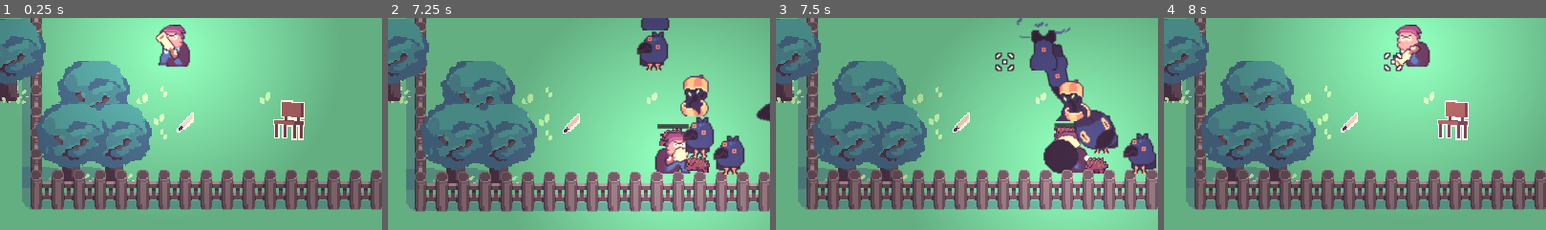
Above: before the commit, frames 1-4 (left to right).
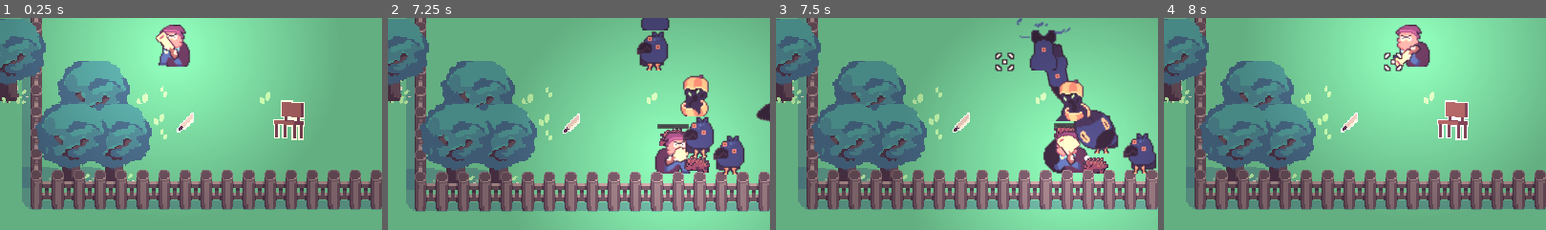
Above: after the commit, the same moments.

Repository: OceanBoy612/BrackeysJam2021
Game: Godot game, scene res://Code/World.tscn
Same seed, same stepped clock (60 frames per second), same inputs: the game is played once before the commit and once after it.
Inputs (mouse positions are % of the whole screen's width and height, from its top left):
- Up to frame 1 (0.25 s): no input
- Up to frame 2 (7.25 s): move the mouse to (72, 45) at 0.52 s; press the mouse at (72, 45) at 0.53 s; hold Right (ui_right) 0.53-1.28 s; move the mouse to (30, 55) at 1.27 s; release the mouse at (30, 55) at 1.28 s; hold Down (ui_down) 1.28-2.03 s; click (30, 55) at 1.35 s; move the mouse to (60, 28) at 2.02 s; press the mouse at (60, 28) at 2.03 s; hold Right (ui_right) 2.03-2.78 s; move the mouse to (45, 70) at 2.77 s; release the mouse at (45, 70) at 2.78 s; hold Up (ui_up) 2.78-3.53 s; click (45, 70) at 2.85 s; move the mouse to (80, 65) at 3.52 s; press the mouse at (80, 65) at 3.53 s; hold Left (ui_left) 3.53-5.03 s; move the mouse to (20, 35) at 4.27 s; release the mouse at (20, 35) at 4.28 s; click (20, 35) at 4.35 s; move the mouse to (55, 50) at 5.02 s; press the mouse at (55, 50) at 5.03 s; hold Down (ui_down) 5.03-5.78 s; move the mouse to (35, 25) at 5.77 s; release the mouse at (35, 25) at 5.78 s; hold Right (ui_right) 5.78-6.53 s; click (35, 25) at 5.85 s; move the mouse to (72, 45) at 6.52 s; press the mouse at (72, 45) at 6.53 s; hold Up (ui_up) from 6.53 s (still down)
- Up to frame 3 (7.5 s): move the mouse to (30, 55) at 7.27 s; release Up (ui_up) at 7.28 s; release the mouse at (30, 55) at 7.28 s; hold Right (ui_right) from 7.28 s (still down); click (30, 55) at 7.35 s
- Up to frame 4 (8 s): keep holding Right (ui_right)
The pictures show only the part of the screen within x 0-50%, y 45-95%; the shares and areas given below are measured in that part.

Frames 1-2 are identical in both runs. In frame 3, 0.8% of the frame differs, in the area x 70-86%, y 11-74%; in frame 4, nothing differs.

Commit message:
Implemented all of the bullets

Diff:
--- a/src/Code/Bullets/BroomBullet.tscn
+++ b/src/Code/Bullets/BroomBullet.tscn
@@ -1,8 +1,11 @@
-[gd_scene load_steps=4 format=2]
+[gd_scene load_steps=5 format=2]
 
 [ext_resource path="res://Art/Pngs/Bullets/Broom.png" type="Texture" id=1]
 [ext_resource path="res://Code/Bullets/GenericBullet.tscn" type="PackedScene" id=2]
 [ext_resource path="res://Audio/BROOM1_BB_sfx.wav" type="AudioStream" id=3]
+
+[sub_resource type="RectangleShape2D" id=1]
+extents = Vector2( 14.2585, 2.64546 )
 
 [node name="BroomBullet" instance=ExtResource( 2 )]
 speed = 400.0
@@ -10,5 +13,8 @@
 rotate = false
 break_sound = ExtResource( 3 )
 
+[node name="Shape" parent="." index="0"]
+shape = SubResource( 1 )
+
 [node name="Sprite" parent="." index="1"]
 texture = ExtResource( 1 )
--- a/src/Code/Bullets/ChairBullet.tscn
+++ b/src/Code/Bullets/ChairBullet.tscn
@@ -1,8 +1,11 @@
-[gd_scene load_steps=4 format=2]
+[gd_scene load_steps=5 format=2]
 
 [ext_resource path="res://Code/Bullets/GenericBullet.tscn" type="PackedScene" id=1]
 [ext_resource path="res://Art/Pngs/Bullets/Chair.png" type="Texture" id=2]
 [ext_resource path="res://Audio/CHAIR1_BB_sfx.wav" type="AudioStream" id=3]
+
+[sub_resource type="CircleShape2D" id=1]
+radius = 14.0238
 
 [node name="ChairBullet" instance=ExtResource( 1 )]
 damage = 10
@@ -10,5 +13,8 @@
 shot_cone = 30.0
 break_sound = ExtResource( 3 )
 
+[node name="Shape" parent="." index="0"]
+shape = SubResource( 1 )
+
 [node name="Sprite" parent="." index="1"]
 texture = ExtResource( 2 )
--- /dev/null
+++ b/src/Code/Bullets/FlowerBullet.tscn
@@ -0,0 +1,15 @@
+[gd_scene load_steps=4 format=2]
+
+[ext_resource path="res://Art/Pngs/Bullets/Flower.png" type="Texture" id=1]
+[ext_resource path="res://Code/Bullets/GenericBullet.tscn" type="PackedScene" id=2]
+
+[sub_resource type="CircleShape2D" id=1]
+radius = 7.41776
+
+[node name="FlowerBullet" instance=ExtResource( 2 )]
+
+[node name="Shape" parent="." index="0"]
+shape = SubResource( 1 )
+
+[node name="Sprite" parent="." index="1"]
+texture = ExtResource( 1 )
--- a/src/Code/Bullets/GenericBullet.tscn
+++ b/src/Code/Bullets/GenericBullet.tscn
@@ -1,8 +1,6 @@
-[gd_scene load_steps=3 format=2]
+[gd_scene load_steps=2 format=2]
 
 [ext_resource path="res://Code/Bullets/GenericBullet.gd" type="Script" id=1]
-
-[sub_resource type="RectangleShape2D" id=1]
 
 [node name="GenericBullet" type="KinematicBody2D"]
 collision_layer = 16
@@ -10,7 +8,6 @@
 script = ExtResource( 1 )
 
 [node name="Shape" type="CollisionShape2D" parent="."]
-shape = SubResource( 1 )
 
 [node name="Sprite" type="Sprite" parent="."]
 
--- a/src/Code/Bullets/KnifeBullet.tscn
+++ b/src/Code/Bullets/KnifeBullet.tscn
@@ -1,8 +1,10 @@
-[gd_scene load_steps=4 format=2]
+[gd_scene load_steps=5 format=2]
 
 [ext_resource path="res://Code/Bullets/GenericBullet.tscn" type="PackedScene" id=1]
 [ext_resource path="res://Art/Pngs/Bullets/Knife.png" type="Texture" id=2]
 [ext_resource path="res://Audio/KNIFE1_BB_sfx.wav" type="AudioStream" id=3]
+
+[sub_resource type="CircleShape2D" id=1]
 
 [node name="KnifeBullet" instance=ExtResource( 1 )]
 speed = 600.0
@@ -11,5 +13,8 @@
 shot_cone = 15.0
 break_sound = ExtResource( 3 )
 
+[node name="Shape" parent="." index="0"]
+shape = SubResource( 1 )
+
 [node name="Sprite" parent="." index="1"]
 texture = ExtResource( 2 )
--- a/src/Code/Bullets/LampBullet.tscn
+++ b/src/Code/Bullets/LampBullet.tscn
@@ -1,8 +1,10 @@
-[gd_scene load_steps=4 format=2]
+[gd_scene load_steps=5 format=2]
 
 [ext_resource path="res://Art/Pngs/Bullets/Lamp.png" type="Texture" id=1]
 [ext_resource path="res://Code/Bullets/GenericBullet.tscn" type="PackedScene" id=2]
 [ext_resource path="res://Audio/LAMP1_BB_sfx.wav" type="AudioStream" id=3]
+
+[sub_resource type="CircleShape2D" id=1]
 
 [node name="LampBullet" instance=ExtResource( 2 )]
 damage = 4
@@ -10,5 +12,8 @@
 shot_cone = 20.0
 break_sound = ExtResource( 3 )
 
+[node name="Shape" parent="." index="0"]
+shape = SubResource( 1 )
+
 [node name="Sprite" parent="." index="1"]
 texture = ExtResource( 1 )
--- /dev/null
+++ b/src/Code/Bullets/PumpkinBullet.tscn
@@ -0,0 +1,15 @@
+[gd_scene load_steps=4 format=2]
+
+[ext_resource path="res://Art/Pngs/Bullets/Pumpkin.png" type="Texture" id=1]
+[ext_resource path="res://Code/Bullets/GenericBullet.tscn" type="PackedScene" id=2]
+
+[sub_resource type="CircleShape2D" id=1]
+radius = 8.35945
+
+[node name="PumpkinBullet" instance=ExtResource( 2 )]
+
+[node name="Shape" parent="." index="0"]
+shape = SubResource( 1 )
+
+[node name="Sprite" parent="." index="1"]
+texture = ExtResource( 1 )
--- /dev/null
+++ b/src/Code/Bullets/QuillBullet.tscn
@@ -0,0 +1,15 @@
+[gd_scene load_steps=4 format=2]
+
+[ext_resource path="res://Art/Pngs/Bullets/Quill.png" type="Texture" id=1]
+[ext_resource path="res://Code/Bullets/GenericBullet.tscn" type="PackedScene" id=2]
+
+[sub_resource type="RectangleShape2D" id=1]
+extents = Vector2( 6.94348, 2.40948 )
+
+[node name="QuillBullet" instance=ExtResource( 2 )]
+
+[node name="Shape" parent="." index="0"]
+shape = SubResource( 1 )
+
+[node name="Sprite" parent="." index="1"]
+texture = ExtResource( 1 )
--- /dev/null
+++ b/src/Code/Bullets/TeddyBullet.tscn
@@ -0,0 +1,15 @@
+[gd_scene load_steps=4 format=2]
+
+[ext_resource path="res://Art/Pngs/Bullets/Teddy.png" type="Texture" id=1]
+[ext_resource path="res://Code/Bullets/GenericBullet.tscn" type="PackedScene" id=2]
+
+[sub_resource type="CircleShape2D" id=1]
+radius = 7.65156
+
+[node name="TeddyBullet" instance=ExtResource( 2 )]
+
+[node name="Shape" parent="." index="0"]
+shape = SubResource( 1 )
+
+[node name="Sprite" parent="." index="1"]
+texture = ExtResource( 1 )
